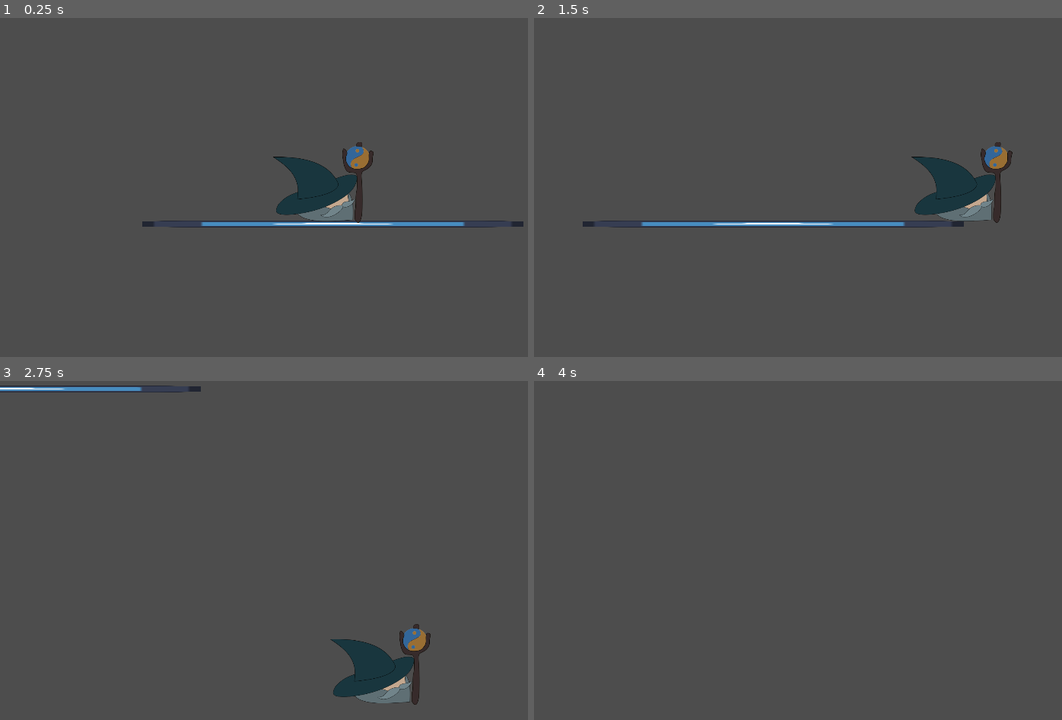
Above: before the commit, frames 1-4 (two rows, left to right).
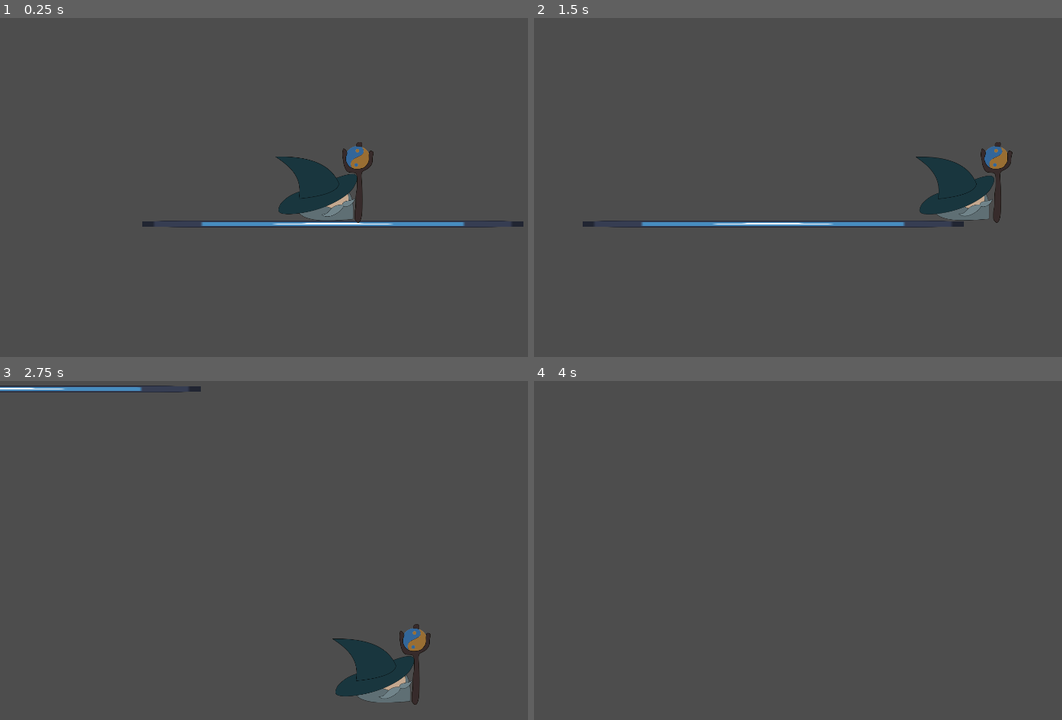
Above: after the commit, the same moments.

Repository: DawidRoszman/GMTK-GameJam
Game: Godot game, scene res://scenes/MainScene.tscn
Two runs of this game, one before a commit and one after it. Both use one fixed random seed, a clock stepped at 60 frames per second and the inputs below. The engine's default icon, where the game draws it, is replaced by a stand-in: a white triangle on a blue panel in a dark square.
Inputs:
- Up to frame 1 (0.25 s): no input
- Up to frame 2 (1.5 s): hold D (move_right) from 0.53 s (still down); tap Space (jump) at 0.77 s
- Up to frame 3 (2.75 s): tap Space (jump) at 1.52 s; release D (move_right) at 2.03 s; hold A (move_left) from 2.03 s (still down)
- Up to frame 4 (4 s): release A (move_left) at 2.78 s; hold D (move_right) from 2.78 s (still down); tap Space (jump) at 3.02, 3.77 s

The runs differ from the first frame. In frame 1, 0.2% of the frame differs, in the area x 51-68%, y 40-60%; in frame 2, 0.3%, in the area x 71-88%, y 40-60%; in frame 3, 0.2%; in frame 4, nothing differs.

Commit message:
Made SlimeWizard walk animation

Diff:
--- a/assets/wizard/Wizard SVG/wizard_medium.svg
+++ /dev/null
@@ -1,81 +0,0 @@
-<?xml version="1.0" encoding="UTF-8" standalone="no"?>
-<!-- Created with Inkscape (http://www.inkscape.org/) -->
-
-<svg
-   width="220.20576"
-   height="247.84744"
-   viewBox="0 0 58.262774 65.576302"
-   version="1.1"
-   id="svg1"
-   inkscape:export-filename="..\wizard_medium.png"
-   inkscape:export-xdpi="111.24548"
-   inkscape:export-ydpi="111.24548"
-   sodipodi:docname="wizard_medium.svg"
-   inkscape:version="1.3.2 (091e20e, 2023-11-25, custom)"
-   xmlns:inkscape="http://www.inkscape.org/namespaces/inkscape"
-   xmlns:sodipodi="http://sodipodi.sourceforge.net/DTD/sodipodi-0.dtd"
-   xmlns="http://www.w3.org/2000/svg"
-   xmlns:svg="http://www.w3.org/2000/svg">
-  <sodipodi:namedview
-     id="namedview1"
-     pagecolor="#ffffff"
-     bordercolor="#000000"
-     borderopacity="0.25"
-     inkscape:showpageshadow="2"
-     inkscape:pageopacity="0.0"
-     inkscape:pagecheckerboard="0"
-     inkscape:deskcolor="#d1d1d1"
-     inkscape:document-units="mm"
-     inkscape:zoom="2.3194825"
-     inkscape:cx="161.0273"
-     inkscape:cy="126.53684"
-     inkscape:window-width="1920"
-     inkscape:window-height="1009"
-     inkscape:window-x="394"
-     inkscape:window-y="-8"
-     inkscape:window-maximized="1"
-     inkscape:current-layer="layer1" />
-  <defs
-     id="defs1" />
-  <g
-     inkscape:label="Layer 1"
-     inkscape:groupmode="layer"
-     id="layer1"
-     transform="translate(-1.7051384,-0.53249097)">
-    <g
-       id="g6"
-       transform="matrix(0.96066262,0,0,0.96066262,-1.6700044,-8.7885308)">
-      <path
-         style="fill:#19363e;fill-opacity:1;stroke:#000000;stroke-width:0.140229;stroke-linejoin:bevel;stroke-opacity:1;paint-order:fill markers stroke"
-         d="m 25.754612,39.271216 c -3.59142,2.706887 -4.854825,7.679547 -6.259964,11.951679 -1.166248,3.545816 -0.656917,7.463591 -1.707077,11.067176 0.59254,3.041572 4.641252,2.060982 6.84134,3.034314 6.629738,1.03038 13.374127,0.548477 20.055072,0.669419 4.195773,0.434632 8.271902,-2.323136 7.982644,-6.836642 0.406691,-6.116356 1.678966,-13.75316 -2.430225,-18.360428 -3.290575,-3.689428 -9.442803,-3.503624 -14.385354,-3.608243 -3.435568,-0.07272 -7.352259,0.01441 -10.096436,2.082725 z"
-         id="path15"
-         sodipodi:nodetypes="aaccccaaa"
-         transform="matrix(1.0409482,0,0,1.0409482,1.738388,9.1484051)" />
-      <path
-         style="fill:#c4a88f;fill-opacity:1;stroke:none;stroke-width:0.160339;stroke-linejoin:bevel;paint-order:fill markers stroke"
-         d="m 20.264839,48.470104 c 0.677017,1.712267 2.060666,3.346888 3.819472,4.196874 6.430998,3.107938 14.576295,3.15963 21.71642,1.898587 5.06397,-0.894367 10.959947,-2.523531 13.750094,-6.495163 1.615654,-2.2998 1.430536,-5.615279 0.436509,-8.193897 -1.329275,-3.448296 -4.140372,-7.145571 -7.966323,-8.193895 -10.499074,-2.876781 -25.085096,-0.167317 -31.756172,7.794194 -1.992871,2.378366 -1.114494,6.174585 0,8.9933 z"
-         id="path4"
-         sodipodi:nodetypes="aaaaaaaa" />
-      <path
-         style="fill:#5f6f74;fill-opacity:1;stroke:#000000;stroke-width:0.160339;stroke-linejoin:bevel;stroke-opacity:1;paint-order:fill markers stroke"
-         d="m 21.028733,50.568542 c 0,0 2.308455,1.977818 3.710344,2.598062 3.344336,1.479651 7.110433,2.136558 10.803647,2.498141 8.432517,0.825586 25.426761,-0.799406 25.426761,-0.799406 0,0 0.45042,-8.651857 -0.327382,-12.890396 -0.316447,-1.724442 -0.90844,-3.42484 -1.746047,-4.996276 -0.424838,-0.797041 -1.636915,-2.198363 -1.636915,-2.198363 l 0.545639,7.39449 c -1.355688,1.987133 -5.549472,3.184348 -9.494113,6.195385 0,0 -5.648039,-2.726463 -8.730218,-2.797915 -6.443765,-0.149381 -18.551716,4.996278 -18.551716,4.996278 z"
-         id="path6"
-         sodipodi:nodetypes="caacaacccac" />
-      <path
-         style="fill:#19363e;fill-opacity:1;stroke:#000000;stroke-width:0.144667;stroke-linejoin:bevel;stroke-opacity:1;paint-order:fill markers stroke"
-         d="m 7.3530661,43.851815 c -0.3311376,0.404134 -0.4771444,0.868098 -0.6697357,1.310941 -2.9076833,5.54147 1.3270453,5.92663 6.5497266,6.133665 25.092141,-0.803199 45.10033,-13.120775 48.54109,-19.940133 1.187346,-2.153836 3.724173,-6.380602 1.307638,-8.248771 -1.055032,-0.815622 -2.293868,-1.138228 -6.347436,-0.29699 -5.710911,1.194667 -11.064079,3.594006 -16.41228,5.788454 -2.15077,0.877869 -4.27702,1.797655 -6.459137,2.622619 -8.949513,3.589834 -18.600726,3.324503 -26.5098659,12.630215 z"
-         id="path3"
-         sodipodi:nodetypes="caaasaacc" />
-      <path
-         style="fill:#19363e;fill-opacity:1;stroke:#000000;stroke-width:0.194972;stroke-linejoin:bevel;stroke-opacity:1;paint-order:fill markers stroke"
-         d="M 50.588161,29.242116 C 43.47652,12.232759 22.139421,9.4308378 3.5657583,9.8362499 15.942248,17.727393 23.554032,25.482039 20.981232,40.127858 34.161883,38.925841 49.82291,35.96881 50.588161,29.242116 Z"
-         id="path2"
-         sodipodi:nodetypes="cccc" />
-      <path
-         style="fill:#71848a;fill-opacity:1;stroke:#000000;stroke-width:0.160339;stroke-linejoin:bevel;stroke-opacity:1;paint-order:fill markers stroke"
-         d="m 38.052662,51.467869 c -0.02556,-0.002 -0.371949,-0.03355 -0.218258,0.09993 5.68581,4.937932 17.041725,-4.25209 15.870552,-6.218183 3.042373,1.612927 7.208109,-1.520969 8.028427,-3.774368 0.138176,-0.379577 0.408427,-0.722255 0.545639,-1.099182 0.0096,-0.02613 0.01852,-0.282816 0,-0.299777 -0.136941,-0.125394 -0.469784,0.01942 -0.545639,0.09993 -1.857956,1.971938 -8.59004,0.520651 -8.555466,4.179735 -10.320307,-0.190154 -8.661348,7.511549 -15.125255,7.01192 z"
-         id="path5"
-         sodipodi:nodetypes="sscscsscs" />
-    </g>
-  </g>
-</svg>
--- a/scenes/Player.tscn
+++ b/scenes/Player.tscn
@@ -1,8 +1,43 @@
-[gd_scene load_steps=5 format=3 uid="uid://duqw54rorvbmn"]
+[gd_scene load_steps=10 format=3 uid="uid://duqw54rorvbmn"]
 
 [ext_resource type="Script" path="res://scripts/player.gd" id="1_6ocf8"]
-[ext_resource type="Texture2D" uid="uid://bwfeaqs6lc1sx" path="res://assets/wizard/slimewizard1.png" id="2_2b4vl"]
+[ext_resource type="Texture2D" uid="uid://blr80puxl6bjs" path="res://assets/wizard/slimewizardanimation/slimewizard1.png" id="2_6baba"]
 [ext_resource type="Texture2D" uid="uid://dpbj8u8tsyryd" path="res://assets/wand/wand.png" id="2_bemky"]
+[ext_resource type="Texture2D" uid="uid://b6r1arbvmai5b" path="res://assets/wizard/slimewizardanimation/slimewizard2.png" id="3_p6m2a"]
+
+[sub_resource type="AtlasTexture" id="AtlasTexture_e4fyh"]
+atlas = ExtResource("2_6baba")
+region = Rect2(0, 0, 227, 173)
+
+[sub_resource type="AtlasTexture" id="AtlasTexture_0hm54"]
+atlas = ExtResource("3_p6m2a")
+region = Rect2(0, 0, 218, 172)
+
+[sub_resource type="AtlasTexture" id="AtlasTexture_bt7la"]
+atlas = ExtResource("2_6baba")
+region = Rect2(0, 0, 227, 173)
+
+[sub_resource type="SpriteFrames" id="SpriteFrames_00j8r"]
+animations = [{
+"frames": [{
+"duration": 1.0,
+"texture": SubResource("AtlasTexture_e4fyh")
+}],
+"loop": true,
+"name": &"default",
+"speed": 5.0
+}, {
+"frames": [{
+"duration": 1.4,
+"texture": SubResource("AtlasTexture_0hm54")
+}, {
+"duration": 1.0,
+"texture": SubResource("AtlasTexture_bt7la")
+}],
+"loop": true,
+"name": &"walk",
+"speed": 5.0
+}]
 
 [sub_resource type="RectangleShape2D" id="RectangleShape2D_4jv3o"]
 size = Vector2(255, 203)
@@ -10,9 +45,13 @@
 [node name="Player" type="CharacterBody2D"]
 script = ExtResource("1_6ocf8")
 
-[node name="Character" type="Sprite2D" parent="."]
-position = Vector2(10, -19)
-texture = ExtResource("2_2b4vl")
+[node name="Character" type="AnimatedSprite2D" parent="."]
+position = Vector2(14, -20.5)
+scale = Vector2(1.13761, 1.1686)
+sprite_frames = SubResource("SpriteFrames_00j8r")
+animation = &"walk"
+autoplay = "walk"
+frame_progress = 0.288353
 
 [node name="Wand" type="Sprite2D" parent="."]
 position = Vector2(145, -40)
Binary file removed: assets/wizard/slimewizard1.png
Not shown, removed: assets/wizard/slimewizard2.png.import
Binary file added: assets/wizard/slimewizardanimation/slimewizard1.png
Not shown, changed: assets/wizard/slimewizardanimation/slimewizard1.png.import
Binary file added: assets/wizard/slimewizardanimation/slimewizard2.png
Not shown, changed: assets/wizard/slimewizardanimation/slimewizard2.png.import
